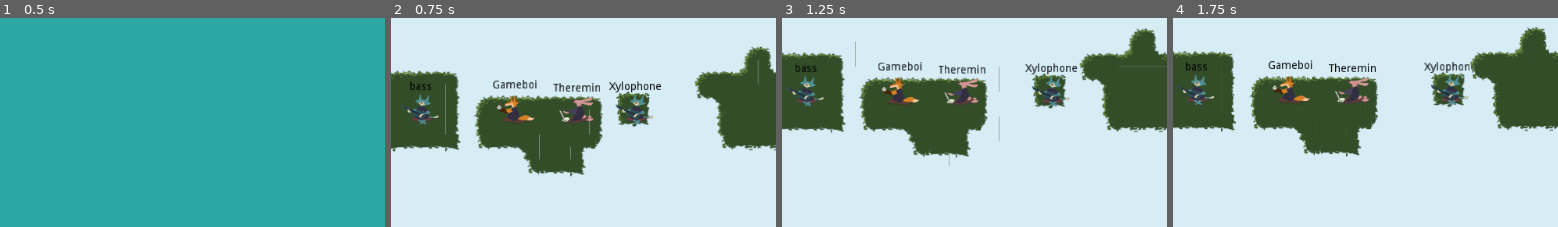
Above: before the commit, frames 1-4 (left to right).
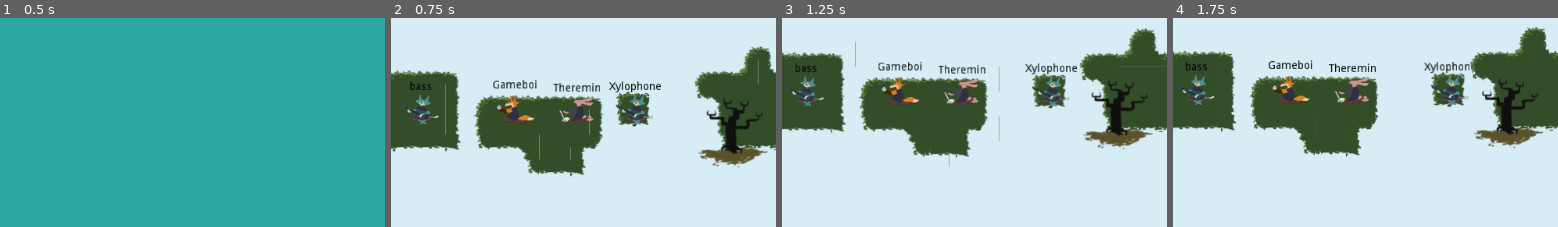
Above: after the commit, the same moments.

Repository: uspgamedev/skyjammers
Game: Godot game, scene res://menus/stage-selector/main.tscn
The game is run twice, just before and just after one commit, with the same random seed, the same clock (stepped at 60 frames per second) and the same inputs. Sound files missing from this copy of the repository are replaced by a short silence.
Inputs:
- Up to frame 1 (0.5 s): no input
- Up to frame 2 (0.75 s): click "Stage 01" at 0.5 s
- Up to frame 3 (1.25 s): no input
- Up to frame 4 (1.75 s): tap Enter (ui_accept) at 1.25, 1.52 s; hold Space (action_play) from 1.28 s (still down)
The pictures show only the part of the screen within x 46-96%, y 33-83%; the shares and areas given below are measured in that part.

Frame 1 is identical in both runs. In frame 2, 1.9% of the frame differs, in the area x 79-98%, y 38-72%; in frame 3, 1.9%, in the area x 78-97%, y 30-63%; in frame 4, 1.9%.

Commit message:
Added goal sprite

Diff:
--- a/game/goal/Goal.tscn
+++ b/game/goal/Goal.tscn
@@ -1,4 +1,6 @@
-[gd_scene load_steps=2 format=2]
+[gd_scene load_steps=3 format=2]
+
+[ext_resource path="res://goal/cherry.png" type="Texture" id=1]
 
 [sub_resource type="CircleShape2D" id=1]
 
@@ -16,6 +18,8 @@
 
 [node name="Sprite" type="Sprite" parent="." index="0"]
 
+texture = ExtResource( 1 )
+
 [node name="CollisionShape2D" type="CollisionShape2D" parent="." index="1"]
 
 shape = SubResource( 1 )
Binary file added: game/goal/cherry.png
Not shown, added: game/goal/cherry.png.import
